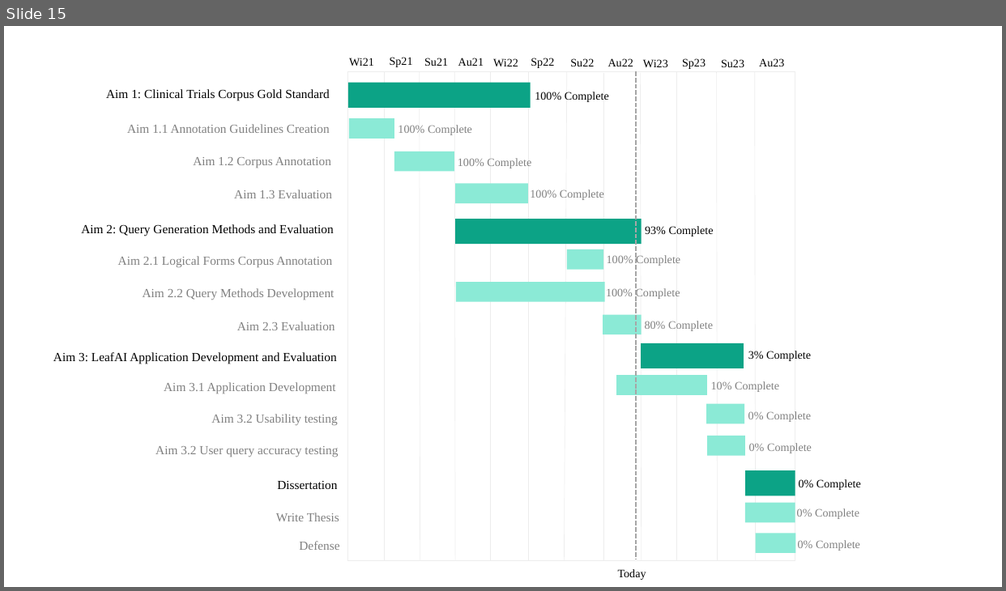
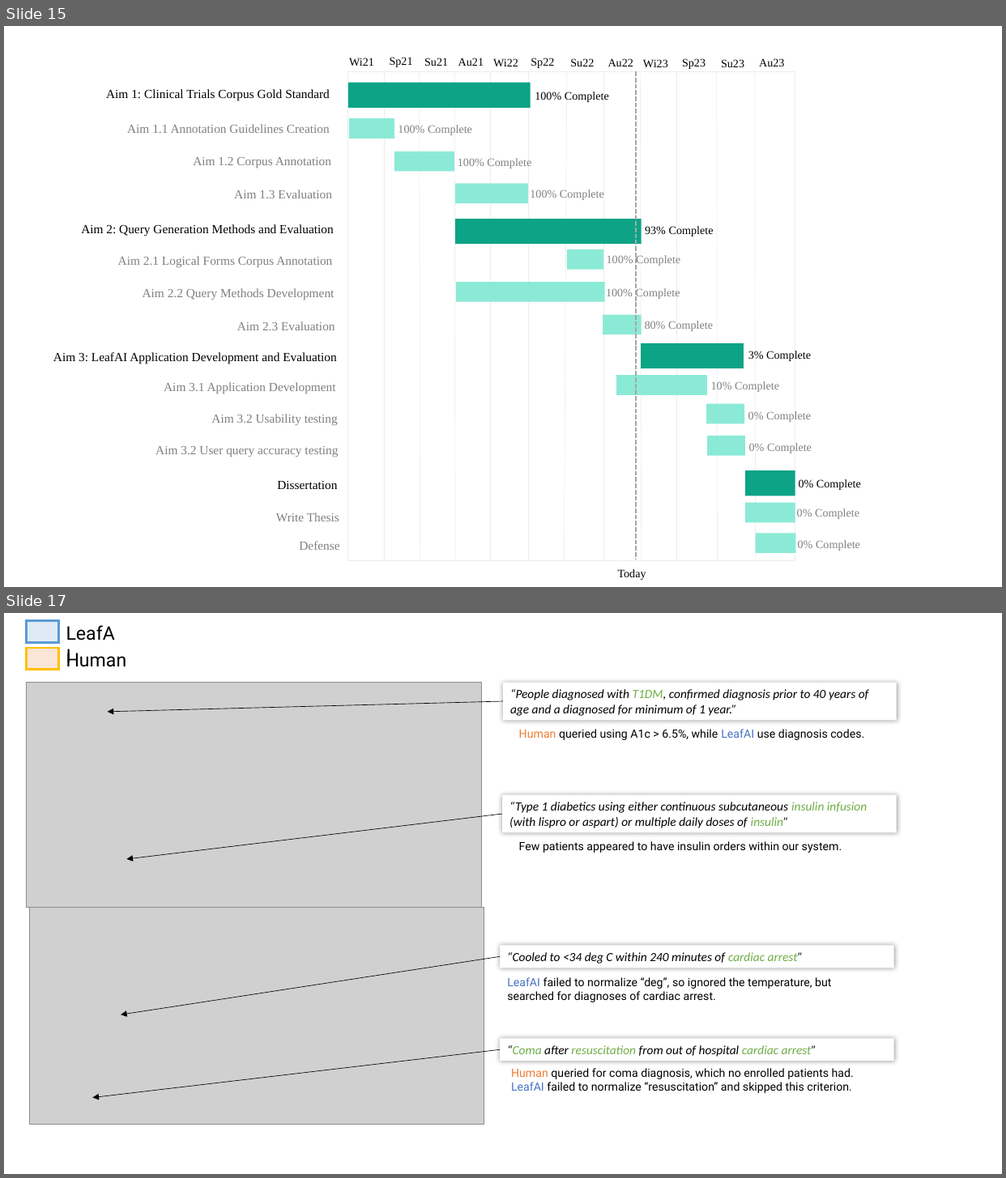
Before and after one commit to ndobb/dissertation, a slide deck: 2_query_gen/paper2_figures.pptx. Shown one above the other, each under a label of ours: slide 15 before the commit, slides 15 and 17 after it; the slides between them are not shown. The pictures are 1006x591 and 1006x1178 pixels, drawn with LibreOffice and Linux fonts; fonts in the diff are those of the drawing; grey boxes stand for pictures. Boxes give left, top, right and bottom in pixels: in the first picture for what was removed or moved away, otherwise in the second. Text is boxed around its words. In the diff, an @@ line names an element or a change of style, - is before the commit and + after.

```diff
--- a/2_query_gen/paper2_figures.pptx
+++ b/2_query_gen/paper2_figures.pptx
@@ slide 17 added at (4,613,1002,1174), background #FFFFFF @@
@@ group added at (27,618,127,670): 2 rectangles, 2 texts @@
+LeafAI
+Human
@@ picture added at (27,683,482,908) @@
@@ rectangle added at (503,683,897,720), fill #FFFFFF, 12 pt, text #000000, italic @@
+“People diagnosed with T1DM, confirmed diagnosis prior to 40 years of age and a diagnosed for minimum of 1 year.”
@@ arrow added from (503, 701) to (108, 712), #000000 0.5 pt @@
@@ text added at (519,729,864,740), 11 pt, text #000000 @@
+Human queried using A1c > 6.5%, while LeafAI use diagnosis codes.
@@ rectangle added at (503,795,897,833), fill #FFFFFF, 12 pt, text #000000, italic @@
+“Type 1 diabetics using either continuous subcutaneous insulin infusion (with lispro or aspart) or multiple daily doses of insulin”
@@ arrow added from (503, 814) to (127, 859), #000000 0.5 pt @@
@@ text added at (519,841,842,853), 11 pt, text #000000 @@
+Few patients appeared to have insulin orders within our system.
@@ picture added at (29,908,484,1125) @@
@@ rectangle added at (501,945,895,968), fill #FFFFFF, 12 pt, text #000000, italic @@
+“Cooled to <34 deg C within 240 minutes of cardiac arrest”
@@ arrow added from (501, 956) to (121, 1015), #000000 0.5 pt @@
@@ text added at (507,977,831,1003), 11 pt, text #000000 @@
+LeafAI failed to normalize “deg”, so ignored the temperature, but searched for diagnoses of cardiac arrest.
@@ rectangle added at (501,1039,895,1062), fill #FFFFFF, 12 pt, text #70AD47, italic @@
+“Coma after resuscitation from out of hospital cardiac arrest”
@@ arrow added from (501, 1050) to (92, 1098), #000000 0.5 pt @@
@@ text added at (511,1068,854,1093), 11 pt, text #000000 @@
+Human queried for coma diagnosis, which no enrolled patients had. LeafAI failed to normalize “resuscitation” and skipped this criterion.
```
Also in this commit, not shown: 2 other slides added, 9 slides removed, 11 other files.
